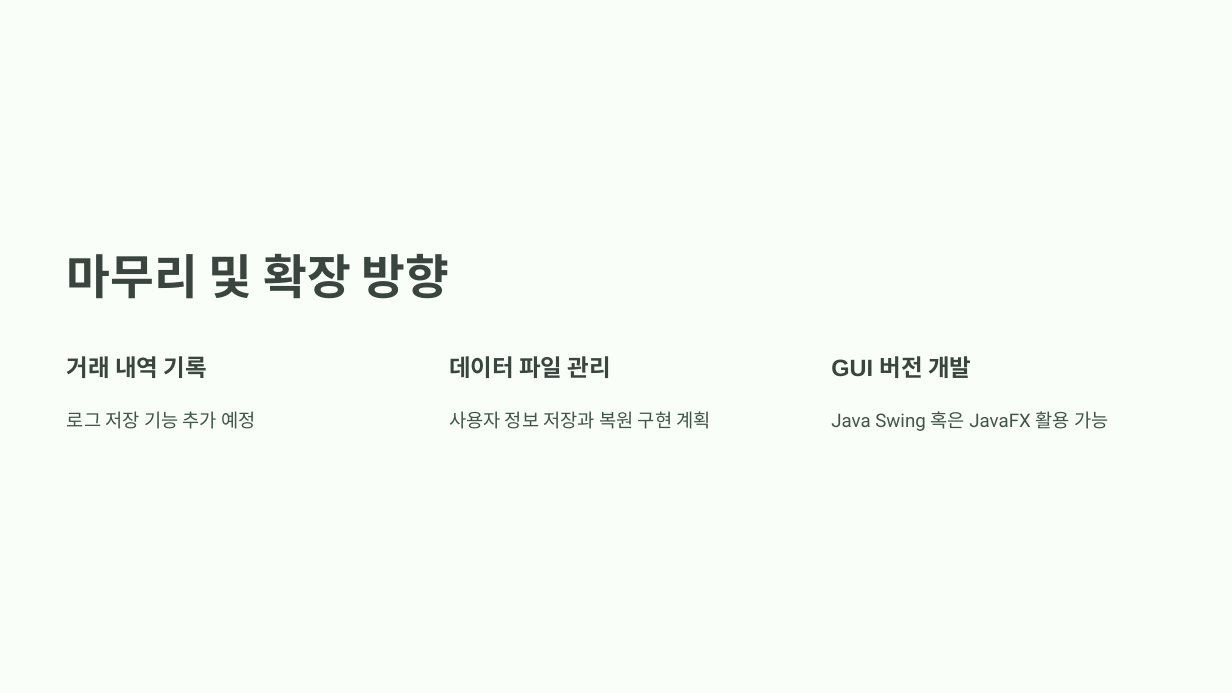
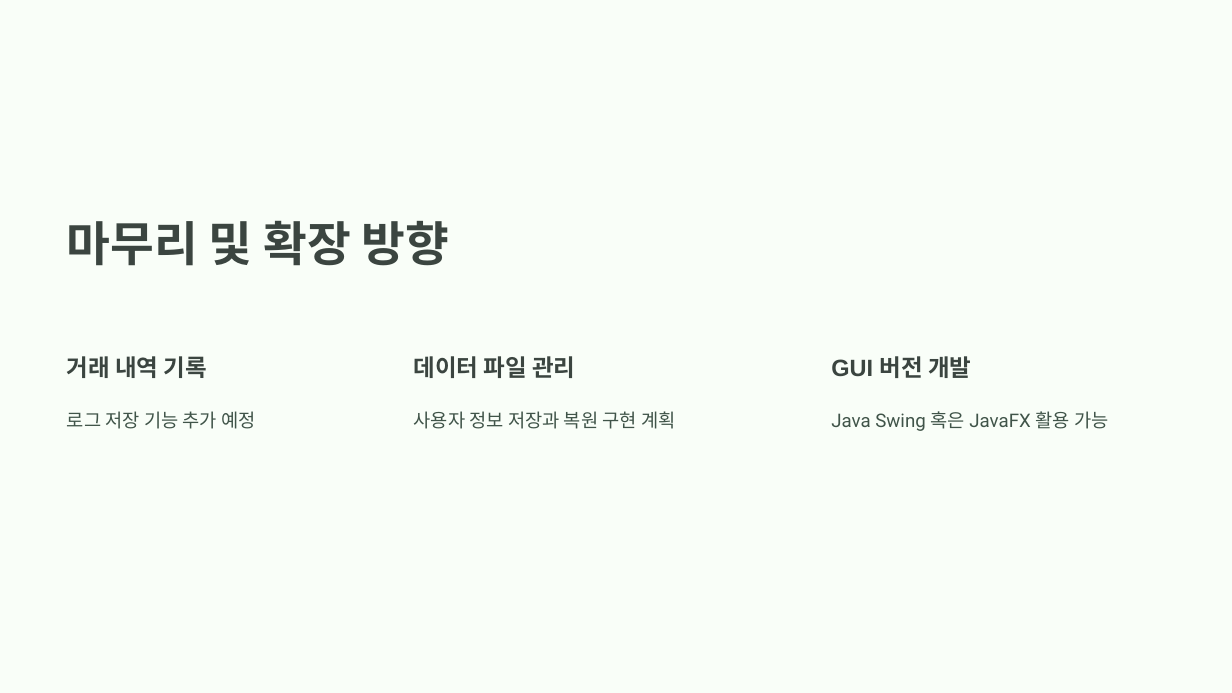
Before and after one commit to Jaehyeon2k/ATM_project, a slide deck: slide 10 of ATM 진짜 ppt.pptx. Drawn at 1232x693 pixels with LibreOffice and Linux fonts; fonts in the diff are those of the drawing. Boxes give left, top, right and bottom in pixels: in the first picture for what was removed or moved away, otherwise in the second. Text is boxed around its words. In the diff, an @@ line names an element or a change of style, - is before the commit and + after.

```diff
--- a/ATM 진짜 ppt.pptx
+++ b/ATM 진짜 ppt.pptx
@@ text "마무리 및 확장 방향": place and size @@
-text "마무리 및 확장 방향" at box(67, 253, 450, 299)
+text "마무리 및 확장 방향" at box(67, 220, 450, 266)
@@ text "데이터 파일 관리": place and size @@
-text "데이터 파일 관리" at box(449, 356, 611, 378)
+text "데이터 파일 관리" at box(414, 356, 575, 378)
@@ text "사용자 정보 저장과 복원 구현 ...": place and size @@
-text "사용자 정보 저장과 복원 구현 ..." at box(449, 411, 711, 429)
+text "사용자 정보 저장과 복원 구현 ..." at box(414, 411, 675, 429)
```
Also in this commit, not shown: 2 other files.
